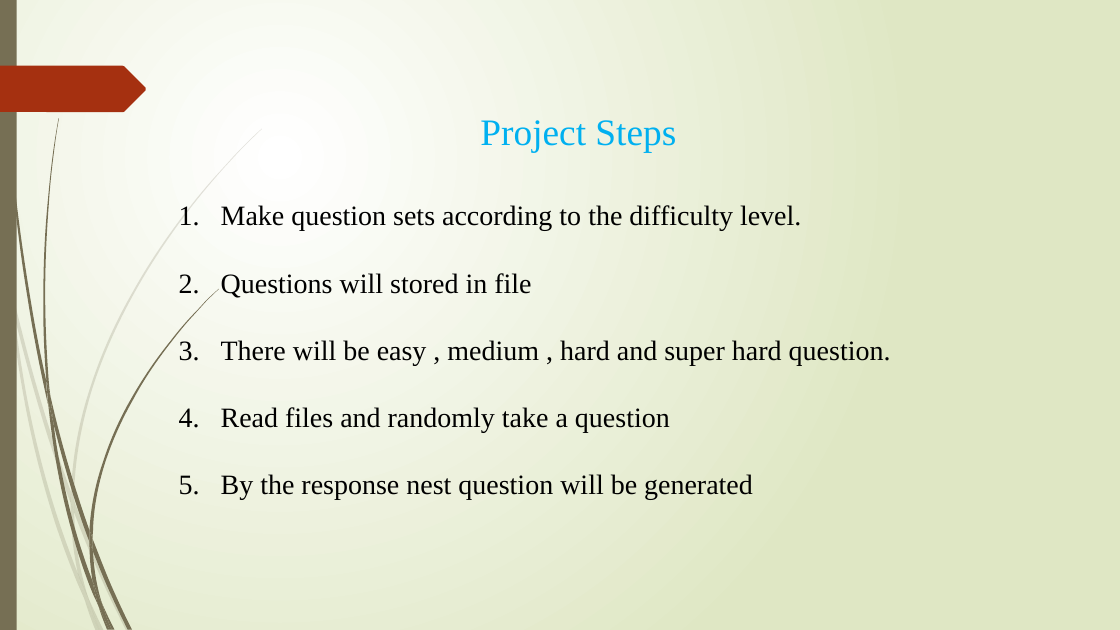
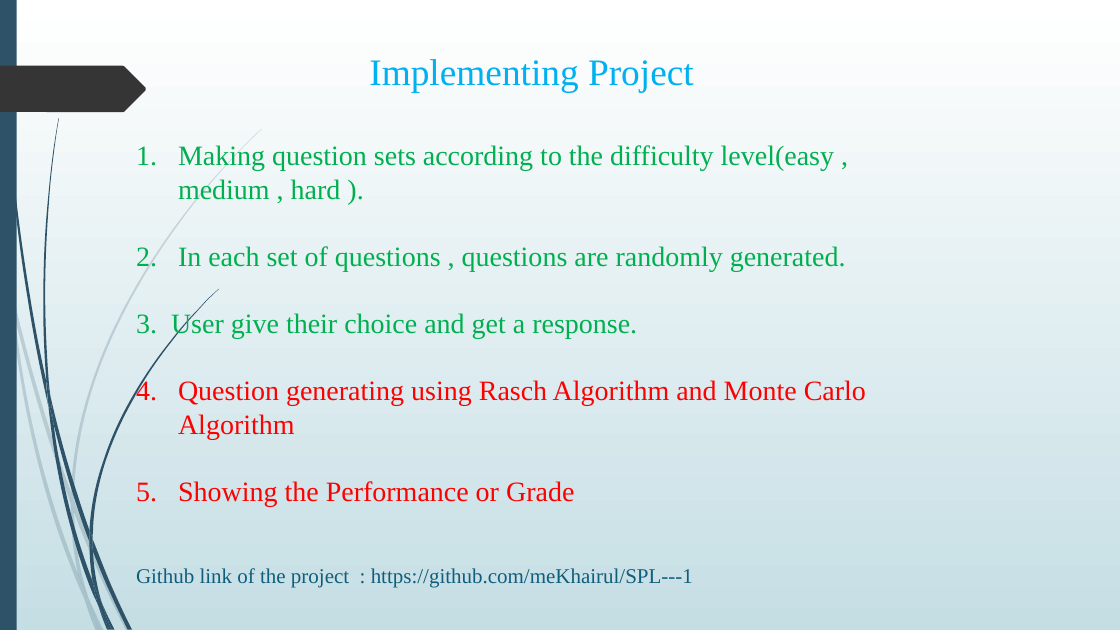
Before and after one commit to meKhairul/SPL---1, a slide deck: slide 7 of Computerized Adaptive Test System.pptx. Drawn at 1120x630 pixels with LibreOffice and Linux fonts; fonts in the diff are those of the drawing. Boxes give left, top, right and bottom in pixels: in the first picture for what was removed or moved away, otherwise in the second. Text is boxed around its words. In the diff, an @@ line names an element or a change of style, - is before the commit and + after.

```diff
--- a/Computerized Adaptive Test System.pptx
+++ b/Computerized Adaptive Test System.pptx
@@ background gradient #FFFFFF to #DFE8C4 to gradient #FFFFFF to #C5DEE5 @@
@@ freeform shape at bbox=[3, 0, 48, 404]: fill #766F54 to #2E5369; outline redrawn @@
@@ text at bbox=[136, 59, 866, 507]: text changed; text colour #000000 to #00B050 @@
-Project Steps
-1. Make question sets according to the difficulty level.
-2. Questions will stored in file
-3. There will be easy , medium , hard and super hard question.
-4. Read files and randomly take a question
-5. By the response nest question will be generated
+Implementing Project
+1. Making question sets according to the difficulty level(easy , medium , hard ).
+2. In each set of questions , questions are randomly generated.
+3. User give their choice and get a response.
+4. Question generating using Rasch Algorithm and Monte Carlo Algorithm
+5. Showing the Performance or Grade
@@ freeform shape at bbox=[0, 66, 146, 112]: fill #A53010 to #353535 @@
@@ fill #766F54 to #2E5369 in 12 elements at bbox=[50, 397, 89, 542], bbox=[92, 539, 132, 629], bbox=[48, 401, 98, 607], bbox=[103, 604, 115, 630], bbox=[46, 377, 54, 424], bbox=[89, 289, 218, 539], bbox=[98, 607, 109, 630], bbox=[89, 542, 102, 604], bbox=[89, 530, 92, 551], bbox=[92, 581, 112, 629], bbox=[0, 0, 17, 630], bbox=[43, 118, 59, 397] @@
@@ text added at bbox=[136, 568, 693, 588], 18 pt, text #0F5E7C @@
+Github link of the project : https://github.com/meKhairul/SPL---1
@@ fill #766F54 at 20% opacity to #2E5369 at 20% opacity in 10 elements at bbox=[0, 237, 9, 294], bbox=[12, 290, 71, 503], bbox=[74, 501, 130, 630], bbox=[88, 597, 104, 630], bbox=[9, 294, 85, 600], bbox=[71, 503, 88, 597], bbox=[71, 129, 262, 501], bbox=[85, 600, 100, 630], bbox=[71, 492, 74, 513], bbox=[78, 574, 100, 630] @@
```
Also in this commit, not shown: 5 other slides changed, 7 slides added, 1 slide removed.
